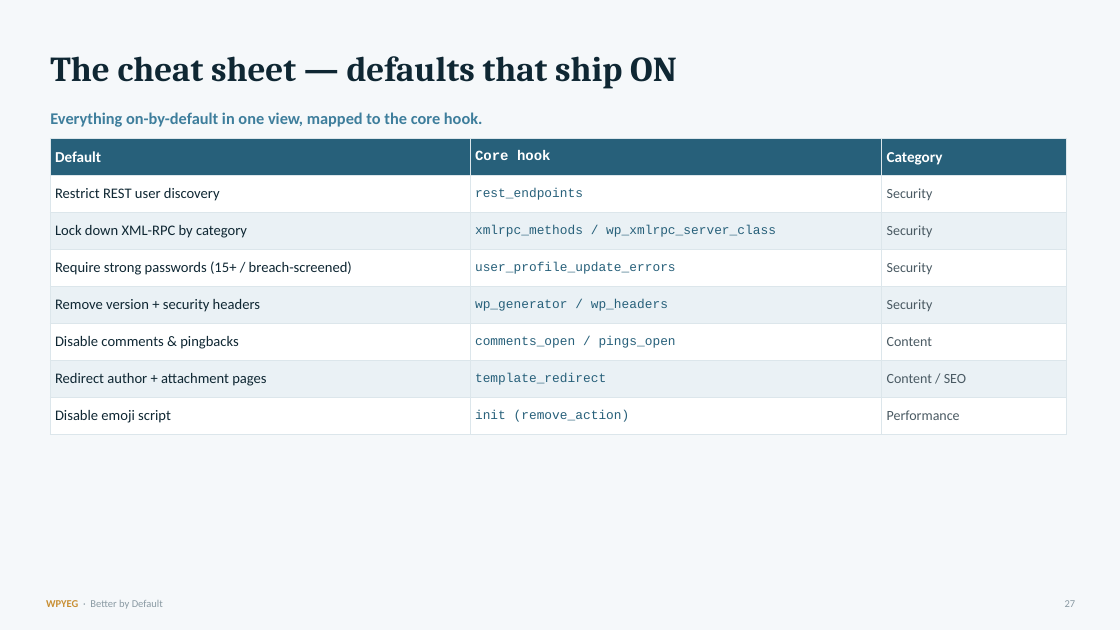
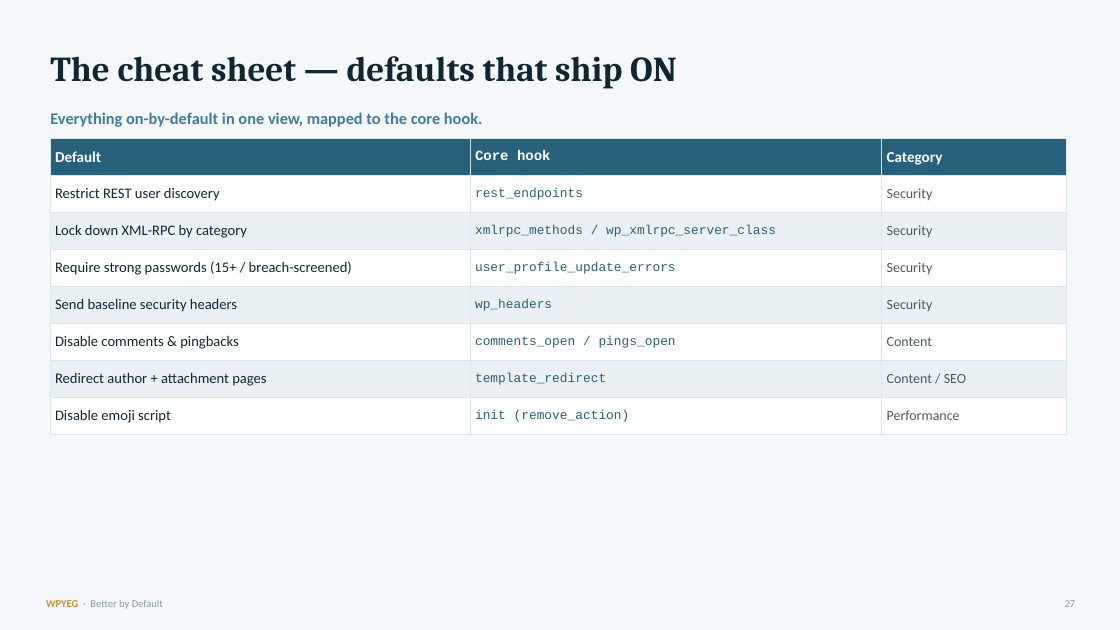
Before and after one commit to WPYEG/Better-by-Default, a slide deck: slide 27 of workshop/Better-by-Default.pptx. Drawn at 1120x630 pixels with LibreOffice and Linux fonts; fonts in the diff are those of the drawing. Boxes give left, top, right and bottom in pixels: in the first picture for what was removed or moved away, otherwise in the second. Text is boxed around its words. In the diff, an @@ line names an element or a change of style, - is before the commit and + after.

Commit message:
fix(defaults): make remove_version opt-in, not an on-by-default "security" win
Stripping the generator tag is obscurity, not hardening. It does not make an
out-of-date site any safer, and it is not even a complete cover — the version
still leaks through asset query strings, feeds, and readme files. What it
genuinely buys is less automated scanner noise, which is worth opting into but
not worth shipping on and calling security.

The workshop deck already conceded the point ("version hiding is obscurity, not
security") while the plugin shipped it enabled and the readmes listed it among
the on-by-default hardening wins. This settles that contradiction in favour of
the honest reading, closing the last of PR #1's policy findings.

- schema default yes -> no, with help text that says what it does and does not buy
- reference doc, both readmes, and the repo README move it out of the
  "on out of the box" lists into opt-in, with the reasoning
- deck slide reframed from "two quick wins" to one default and one deliberate
  non-default, since that contrast is the more useful lesson; cheat sheet now
  lists only the headers, and calls out three non-defaults rather than two
- test assertion flipped to pin the opt-in default

Deck sources, pptx, PDF, and the dist zip regenerated. Tests green.

```diff
--- a/workshop/Better-by-Default.pptx
+++ b/workshop/Better-by-Default.pptx
@@ table at (x1=50, y1=139, x2=1067, y2=427) @@
-row 5, column 1: Remove version + security headers
+row 5, column 1: Send baseline security headers
-row 5, column 2: wp_generator / wp_headers
+row 5, column 2: wp_headers
```
Also in this commit, not shown: 1 other slide changed, 11 other files.
